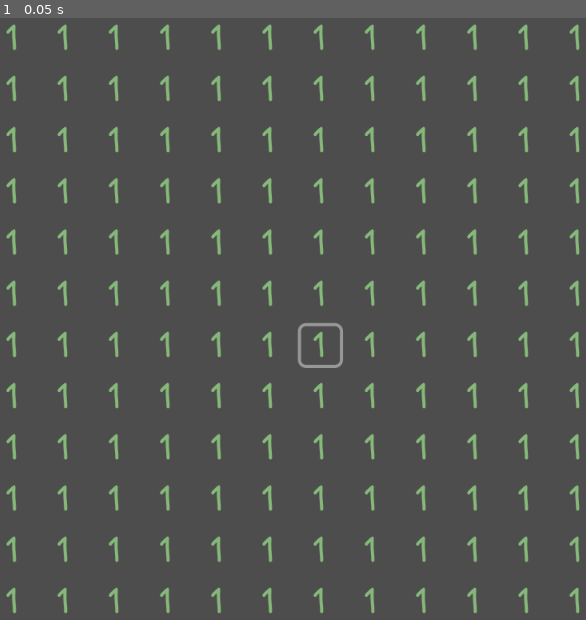
Above: before the commit, frame 1.
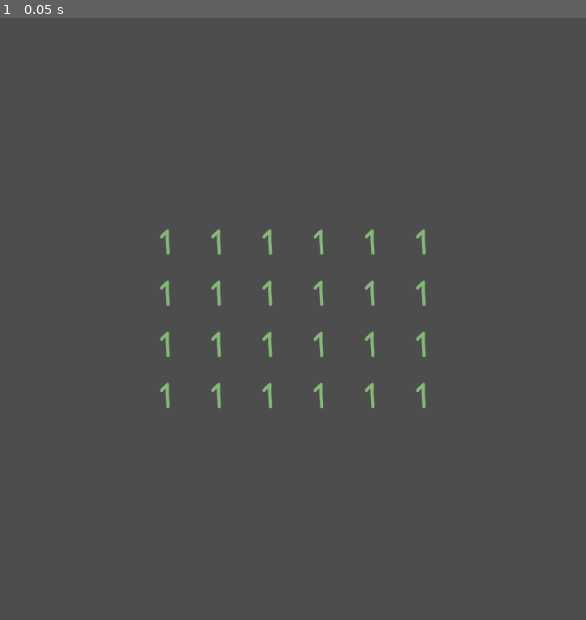
Above: after the commit, the same moment.

Repository: JosePedroDias/merge_or_die
Game: Godot game, scene res://main_scene.tscn
Same seed, same stepped clock (60 frames per second), same inputs: the game is played once before the commit and once after it.
Inputs:
- Up to frame 1 (0.05 s): no input

The runs differ from the first frame. In frame 1, 4.4% of the frame differs, in the area x 1-99%, y 0-99%.

Commit message:
tilemap filled programatically

Diff:
--- a/Scripts/merge_grid.gd
+++ b/Scripts/merge_grid.gd
@@ -28,12 +28,13 @@
 
 	for y in rows:
 		for x in columns:
-#warning-ignore:integer_division
-			var coords = Vector2i(x - columns / 2, y - rows / 2)
+			var coords = Vector2i(
+				int(x - columns/2.0),
+				int(y - rows   /2.0)
+			)
 			set_tile_cell(coords, "1")
-			pass
 
-	set_highlight(Vector2i(0, 0))
+	#set_highlight(Vector2i(0, 0))
 
 func set_tile_cell(coords: Vector2i, cell_type: String):
 	set_cell(DEFAULT_LAYER, coords, TILE_SET_ID, CELLS[cell_type])
--- a/main_scene.tscn
+++ b/main_scene.tscn
@@ -8,67 +8,10 @@
 margins = Vector2i(4, 4)
 separation = Vector2i(8, 8)
 texture_region_size = Vector2i(64, 64)
+use_texture_padding = false
 1:1/0 = 0
 2:1/0 = 0
-6:1/0 = 0
-7:1/0 = 0
-10:1/0 = 0
-11:1/0 = 0
 2:2/0 = 0
-5:2/0 = 0
-6:2/0 = 0
-7:2/0 = 0
-10:2/0 = 0
-11:2/0 = 0
-12:2/0 = 0
-2:3/0 = 0
-5:3/0 = 0
-6:3/0 = 0
-7:3/0 = 0
-10:3/0 = 0
-11:3/0 = 0
-1:5/0 = 0
-2:5/0 = 0
-6:5/0 = 0
-7:5/0 = 0
-10:5/0 = 0
-11:5/0 = 0
-1:6/0 = 0
-2:6/0 = 0
-3:6/0 = 0
-6:6/0 = 0
-7:6/0 = 0
-10:6/0 = 0
-11:6/0 = 0
-2:7/0 = 0
-6:7/0 = 0
-7:7/0 = 0
-10:7/0 = 0
-11:7/0 = 0
-9:9/0 = 0
-10:9/0 = 0
-11:9/0 = 0
-12:9/0 = 0
-1:10/0 = 0
-2:10/0 = 0
-6:10/0 = 0
-7:10/0 = 0
-9:10/0 = 0
-12:10/0 = 0
-1:11/0 = 0
-2:11/0 = 0
-6:11/0 = 0
-7:11/0 = 0
-9:11/0 = 0
-12:11/0 = 0
-1:12/0 = 0
-2:12/0 = 0
-6:12/0 = 0
-7:12/0 = 0
-9:12/0 = 0
-10:12/0 = 0
-11:12/0 = 0
-12:12/0 = 0
 0:0/0 = 0
 1:0/0 = 0
 2:0/0 = 0
@@ -86,9 +29,12 @@
 
 [node name="TileMap" type="TileMap" parent="."]
 tile_set = SubResource("TileSet_h3ejf")
+rendering_quadrant_size = 64
 format = 2
 layer_0/name = "numbers"
 layer_0/tile_data = PackedInt32Array(196609, 65536, 0, 393214, 65536, 1, 393212, 65536, 0, 458748, 65536, 0, 458747, 65 …(968 unchanged characters)…
 layer_1/name = "optional_highlight"
 layer_1/tile_data = PackedInt32Array()
 script = ExtResource("2_mpn81")
+columns = 6
+rows = 4
